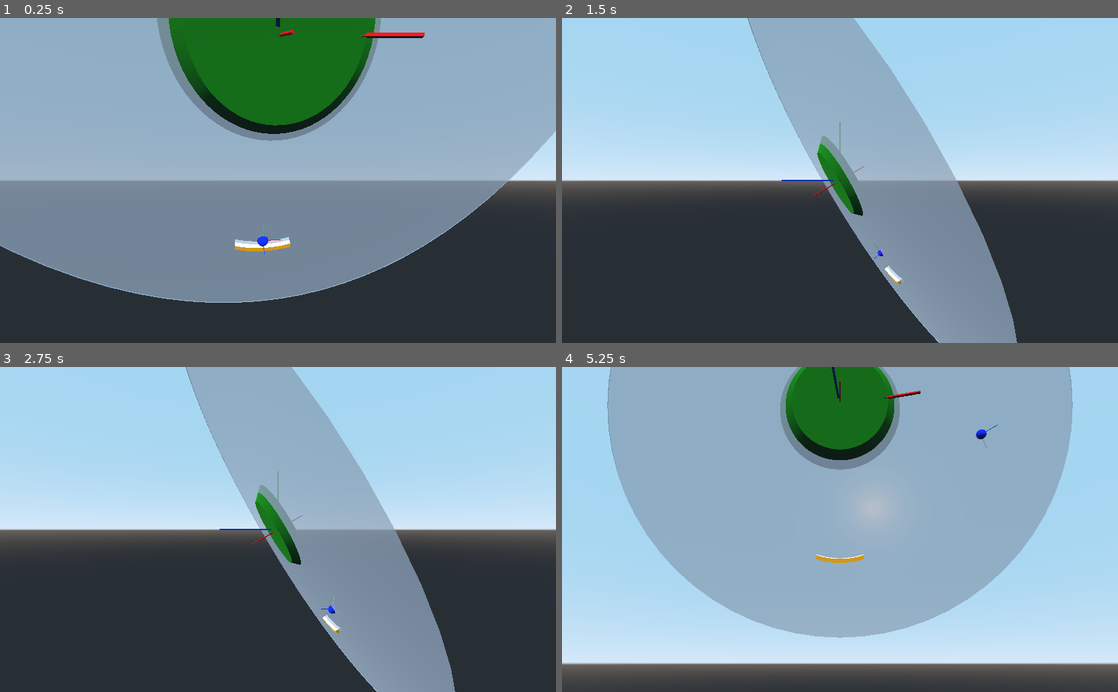
Above: before the commit, frames 1-4 (two rows, left to right).
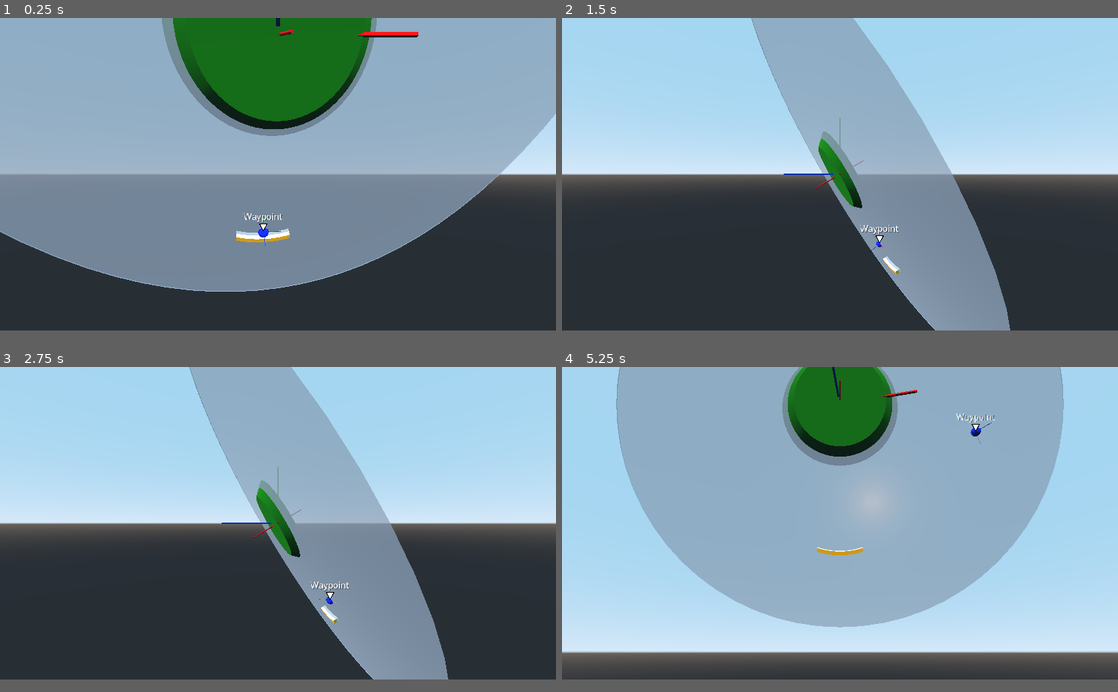
Above: after the commit, the same moments.

Repository: teratron/treaker
Game: Godot game, scene res://src/world/World.tscn
Two runs of this game, one before a commit and one after it. Both use one fixed random seed, a clock stepped at 60 frames per second and the inputs below.
Inputs (mouse positions are in pixels of both pictures, inside the frame that each line leads up to):
- Up to frame 1 (0.25 s): no input
- Up to frame 2 (1.5 s): tap Enter at 0.5 s; move the mouse to (867, 180) at 0.52 s; press the mouse at (867, 180) at 0.53 s; hold W (move_forward) from 0.53 s (still down); move the mouse to (812, 180) at 1.27 s; release the mouse at (812, 180) at 1.28 s; tap C (toggle_camera) at 1.35 s
- Up to frame 3 (2.75 s): keep holding W (move_forward); move the mouse to (289, 523) at 2.02 s; tap Alt (use_ability) at 2.1 s
- Up to frame 4 (5.25 s): keep holding W (move_forward); move the mouse to (834, 536) at 2.77 s; tap P at 2.85 s; click (834, 536) at 2.92 s; move the mouse to (878, 532) at 3.52 s; tap T at 3.6 s; move the mouse to (795, 526) at 4.27 s; click (795, 526) at 4.35 s; move the mouse to (845, 529) at 5.02 s; hold C (toggle_camera) from 5.03 s (still down); click (845, 529) at 5.17 s
In our replay, the window is 800x468 before the commit and 800x450 after it. These sizes can differ from the game's own. Grey fills any space a smaller window leaves; there, only what the larger window draws over its background counts as a difference.

The runs differ from the first frame. In frame 1, 8.8% of the frame differs, in the area x 0-100%, y 0-88%; in frame 2, 4.8%; in frame 3, 4.8%; in frame 4, 12%, in the area x 0-100%, y 0-94%.

Commit message:
Waypoint

Diff:
--- /dev/null
+++ b/app/assets/waypoint.svg
@@ -0,0 +1 @@
+<svg height="128" viewBox="0 0 33.866666 33.866666" width="128" xmlns="http://www.w3.org/2000/svg"><path d="m2.5 3.6166886h28.8667346l-14.433367 27.0625224z" fill="#fff" stroke="#000" stroke-width="3"/></svg>
--- a/app/project.godot
+++ b/app/project.godot
@@ -82,6 +82,7 @@
 
 [display]
 
+window/size/height=576
 window/size/always_on_top=true
 
 [global]
--- a/app/src/player/Player.tscn
+++ b/app/src/player/Player.tscn
@@ -1,8 +1,9 @@
-[gd_scene load_steps=10 format=2]
+[gd_scene load_steps=11 format=2]
 
 [ext_resource path="res://src/player/Player.gd" type="Script" id=1]
 [ext_resource path="res://src/player/Paddle.tscn" type="PackedScene" id=2]
 [ext_resource path="res://src/player/Ball.tscn" type="PackedScene" id=3]
+[ext_resource path="res://src/waypoint/Waypoint.tscn" type="PackedScene" id=4]
 [ext_resource path="res://src/debug/Axis.tscn" type="PackedScene" id=7]
 [ext_resource path="res://src/player/ActionPlayer.gd" type="Script" id=8]
 
@@ -47,6 +48,10 @@
 
 [node name="Ball" parent="." instance=ExtResource( 3 )]
 
+[node name="WaypointAnchor" type="Position3D" parent="Ball"]
+
+[node name="Waypoint" parent="Ball/WaypointAnchor" instance=ExtResource( 4 )]
+
 [node name="ActionPlayer" type="Node" parent="."]
 script = ExtResource( 8 )
 
--- a/app/src/state/StateMachine.gd
+++ b/app/src/state/StateMachine.gd
@@ -11,6 +11,7 @@
 
 func _ready():
 	yield(owner, "ready")
+
 	for child in get_children():
 		child.state_machine = self
 
--- a/app/src/utils/Version.gd
+++ b/app/src/utils/Version.gd
@@ -1,4 +1,4 @@
 class_name Version
 
 
-const version := "0.0.1";
+const version := "0.0.1"
--- /dev/null
+++ b/app/src/waypoint/Waypoint.gd
@@ -0,0 +1,115 @@
+extends Control
+
+
+const MARGIN = 8
+
+export var text   := "Waypoint" setget set_text
+export var sticky := true # If `true`, the waypoint sticks to the viewport's edges when moving off-screen.
+
+onready var camera = get_viewport().get_camera()
+onready var parent = get_parent()
+onready var label  = $Label
+onready var marker = $Marker
+
+
+func _ready():
+	self.text = text
+
+	if not parent is Spatial:
+		push_error("The waypoint's parent node must inherit from Spatial.")
+
+
+func _process(_delta):
+	if !camera.current:
+		# If the camera we have isn't the current one, get the current camera.
+		camera = get_viewport().get_camera()
+	var parent_translation = parent.global_transform.origin
+	var camera_transform = camera.global_transform
+	var camera_translation = camera_transform.origin
+
+	# We would use "camera.is_position_behind(parent_translation)", except
+	# that it also accounts for the near clip plane, which we don't want.
+	var is_behind = camera_transform.basis.z.dot(parent_translation - camera_translation) > 0
+
+	# Fade the waypoint when the camera gets close.
+	var distance = camera_translation.distance_to(parent_translation)
+	modulate.a = clamp(range_lerp(distance, 0, 2, 0, 1), 0, 1 )
+
+	var unprojected_position = camera.unproject_position(parent_translation)
+	# `get_size_override()` will return a valid size only if the stretch mode is `2d`.
+	# Otherwise, the viewport size is used directly.
+	var viewport_base_size = (
+			get_viewport().get_size_override() if get_viewport().get_size_override() > Vector2(0, 0)
+			else get_viewport().size
+		)
+
+	if !sticky:
+		# For non-sticky waypoints, we don't need to clamp and calculate
+		# the position if the waypoint goes off screen.
+		rect_position = unprojected_position
+		visible = !is_behind
+		return
+
+	# We need to handle the axes differently.
+	# For the screen's X axis, the projected position is useful to us,
+	# but we need to force it to the side if it's also behind.
+	if is_behind:
+		if unprojected_position.x < viewport_base_size.x / 2:
+			unprojected_position.x = viewport_base_size.x - MARGIN
+		else:
+			unprojected_position.x = MARGIN
+
+	# For the screen's Y axis, the projected position is NOT useful to us
+	# because we don't want to indicate to the user that they need to look
+	# up or down to see something behind them. Instead, here we approximate
+	# the correct position using difference of the X axis Euler angles
+	# (up/down rotation) and the ratio of that with the camera's FOV.
+	# This will be slightly off from the theoretical "ideal" position.
+	if is_behind || unprojected_position.x < MARGIN || unprojected_position.x > viewport_base_size.x - MARGIN:
+		var look = camera_transform.looking_at(parent_translation, Vector3.UP)
+		var diff = angle_diff(look.basis.get_euler().x, camera_transform.basis.get_euler().x)
+		unprojected_position.y = viewport_base_size.y * (.5 + (diff / deg2rad(camera.fov)))
+
+	rect_position = Vector2(
+			clamp(unprojected_position.x, MARGIN, viewport_base_size.x - MARGIN),
+			clamp(unprojected_position.y, MARGIN, viewport_base_size.y - MARGIN)
+		)
+
+	label.visible = true
+	rect_rotation = 0
+	# Used to display a diagonal arrow when the waypoint is displayed in
+	# one of the screen corners.
+	var overflow = 0
+
+	if rect_position.x <= MARGIN:
+		# Left overflow.
+		overflow = -45
+		label.visible = false
+		rect_rotation = 90
+	elif rect_position.x >= viewport_base_size.x - MARGIN:
+		# Right overflow.
+		overflow = 45
+		label.visible = false
+		rect_rotation = 270
+
+	if rect_position.y <= MARGIN:
+		# Top overflow.
+		label.visible = false
+		rect_rotation = 180 + overflow
+	elif rect_position.y >= viewport_base_size.y - MARGIN:
+		# Bottom overflow.
+		label.visible = false
+		rect_rotation = -overflow
+
+
+func set_text(p_text):
+	text = p_text
+
+	# The label's text can only be set once the node is ready.
+	if is_inside_tree():
+		label.text = p_text
+
+
+static func angle_diff(from, to):
+	var diff = fmod(to - from, TAU)
+	return fmod(2.0 * diff, TAU) - diff
--- /dev/null
+++ b/app/src/waypoint/Waypoint.tscn
@@ -0,0 +1,38 @@
+[gd_scene load_steps=5 format=2]
+
+[ext_resource path="res://src/waypoint/Waypoint.gd" type="Script" id=1]
+[ext_resource path="res://assets/waypoint.svg" type="Texture" id=2]
+[ext_resource path="res://assets/noto_sans_regular.ttf" type="DynamicFontData" id=3]
+
+[sub_resource type="DynamicFont" id=1]
+font_data = ExtResource( 3 )
+
+[node name="Waypoint" type="Control"]
+script = ExtResource( 1 )
+
+[node name="Label" type="Label" parent="."]
+visible = false
+margin_left = -200.0
+margin_top = -40.0
+margin_right = 200.0
+margin_bottom = -17.0
+custom_colors/font_color_shadow = Color( 0, 0, 0, 0.501961 )
+custom_constants/shadow_offset_x = 1
+custom_constants/shadow_offset_y = 1
+custom_fonts/font = SubResource( 1 )
+text = "Waypoint"
+align = 1
+__meta__ = {
+"_edit_use_anchors_": false
+}
+
+[node name="Marker" type="TextureRect" parent="."]
+margin_left = -8.0
+margin_top = -16.0
+margin_right = 120.0
+margin_bottom = 112.0
+rect_scale = Vector2( 0.125, 0.125 )
+texture = ExtResource( 2 )
+__meta__ = {
+"_editor_description_": "An high-resolution texture is used and scaled down so the demo looks good at higher resolutions."
+}
Binary file added: app/assets/noto_sans_regular.ttf
